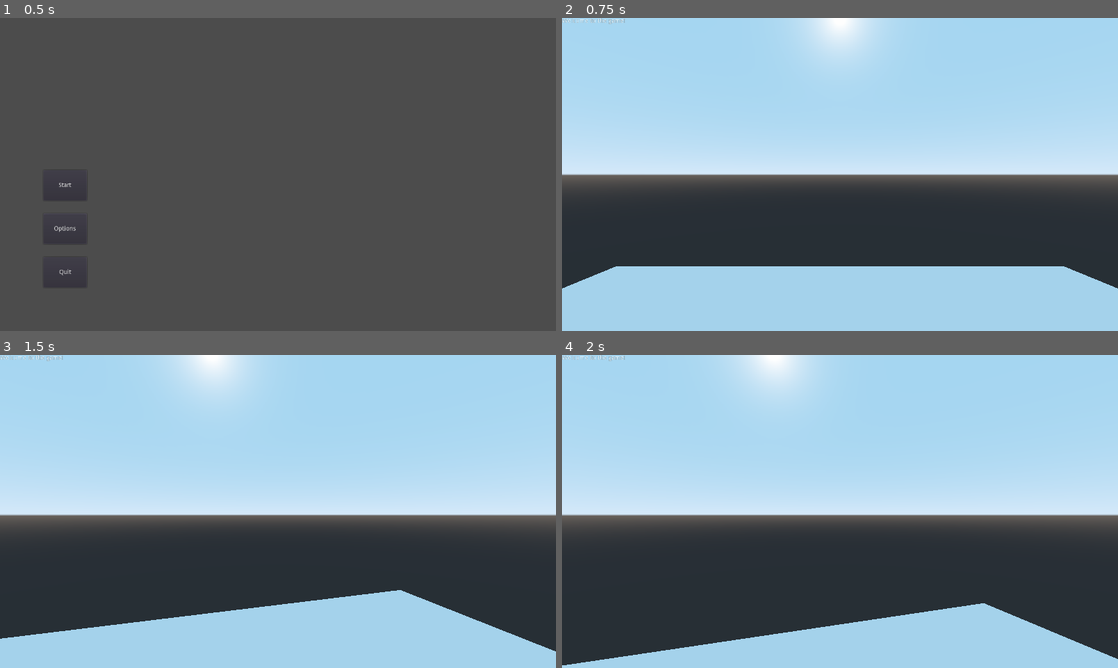
Above: before the commit, frames 1-4 (two rows, left to right).
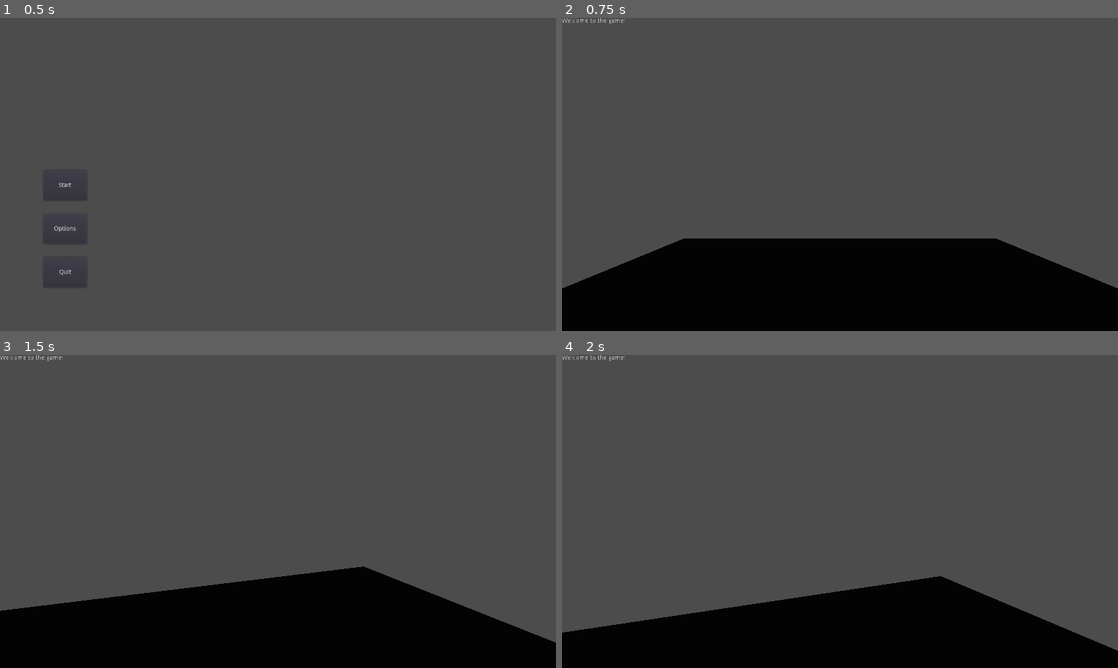
Above: after the commit, the same moments.

Repository: nonagaga/Watery-Grave-3D
Game: Godot game, scene res://Scenes/MainScenes/SceneManager.tscn
Two runs of this game, one before a commit and one after it. Both use one fixed random seed, a clock stepped at 60 frames per second and the inputs below.
Inputs (mouse positions are in pixels of both pictures, inside the frame that each line leads up to):
- Up to frame 1 (0.5 s): no input
- Up to frame 2 (0.75 s): click "Start" at 0.5 s
- Up to frame 3 (1.5 s): tap Enter at 1.25 s; move the mouse to (305, 511) at 1.27 s; hold W (move_forward) from 1.28 s (still down)
- Up to frame 4 (2 s): keep holding W (move_forward)

Frame 1 is identical in both runs. In frame 2, 94% of the frame differs, in the area x 0-100%, y 0-100%; in frame 3, 94%; in frame 4, 94%.

Commit message:
character movement

Diff:
--- a/Scenes/Character/Character.gd
+++ b/Scenes/Character/Character.gd
@@ -25,12 +25,15 @@
 func _physics_process(delta):
 	direction = Vector3()
 
-	direction += transform.basis.z * (-Input.get_action_strength("move_forward")) + transform.basis.z * Input.get_action_strength("move_backward")
-	direction += transform.basis.x * (-Input.get_action_strength("move_left")) + transform.basis.x * Input.get_action_strength("move_right")
+	direction += head.global_transform.basis.z * ((-Input.get_action_strength("move_forward")) + Input.get_action_strength("move_backward"))
+	direction += head.global_transform.basis.x * (-Input.get_action_strength("move_left")) + head.global_transform.basis.x * Input.get_action_strength("move_right")
+
+	direction.y += Input.get_action_strength("swim_up")
 
 	direction = direction.normalized()
 	h_velocity = h_velocity.linear_interpolate(direction*speed, h_acceleration * delta)
 	movement.z = h_velocity.z
 	movement.x = h_velocity.x
+	movement.y = h_velocity.y
 
 	move_and_slide(movement, Vector3.UP)
--- a/Scenes/Character/Character.tscn
+++ b/Scenes/Character/Character.tscn
@@ -7,6 +7,9 @@
 
 [sub_resource type="CapsuleShape" id=2]
 height = 3.0
+
+[sub_resource type="Environment" id=3]
+ambient_light_energy = 0.0
 
 [node name="Character" type="KinematicBody"]
 script = ExtResource( 1 )
@@ -23,3 +26,9 @@
 transform = Transform( 1, 0, 0, 0, 1, 0, 0, 0, 1, 0, 1.51439, 0 )
 
 [node name="Camera" type="Camera" parent="Head"]
+environment = SubResource( 3 )
+fov = 90.0
+
+[node name="SpotLight" type="SpotLight" parent="Head"]
+spot_range = 50.0
+spot_angle = 20.0
Not shown: 1 places in Scenes/Character/Character.tscn that only renumber resources
